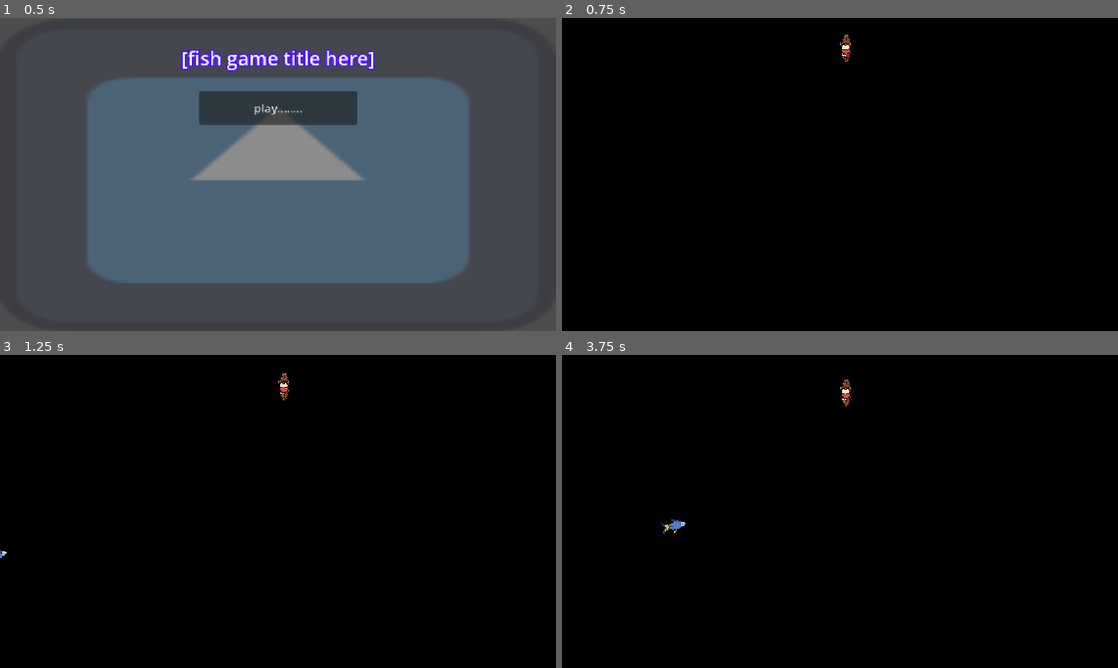
Above: before the commit, frames 1-4 (two rows, left to right).
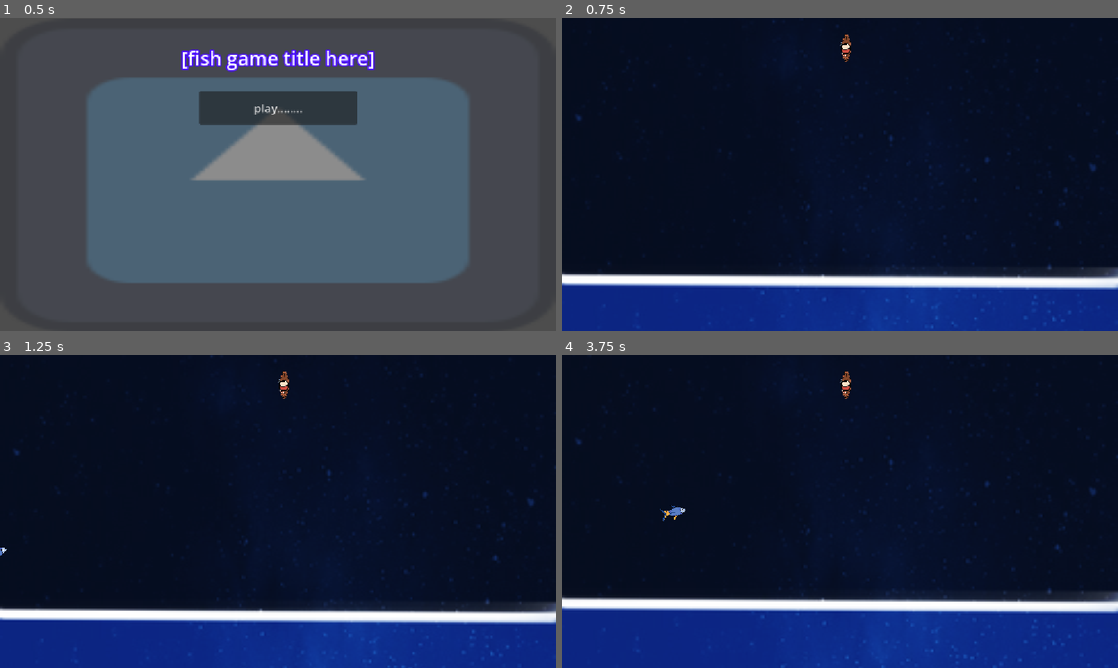
Above: after the commit, the same moments.

Repository: Logabe/fiiiiih
Game: Godot game, scene res://main_menu.tscn
Same seed, same stepped clock (60 frames per second), same inputs: the game is played once before the commit and once after it. The engine's default icon, where the game draws it, is replaced by a stand-in: a white triangle on a blue panel in a dark square.
Inputs (mouse positions are in pixels of both pictures, inside the frame that each line leads up to):
- Up to frame 1 (0.5 s): no input
- Up to frame 2 (0.75 s): click "play........" at 0.5 s
- Up to frame 3 (1.25 s): no input
- Up to frame 4 (3.75 s): tap Enter at 1.25 s; move the mouse to (962, 495) at 1.27 s; press the mouse at (962, 495) at 1.28 s; hold Right 1.28-2.03 s; move the mouse to (728, 527) at 2.02 s; release the mouse at (728, 527) at 2.03 s; hold Down 2.03-2.78 s; tap Alt at 2.1 s; move the mouse to (895, 442) at 2.77 s; hold Right 2.78-3.53 s; tap Shift at 2.85 s; move the mouse to (812, 574) at 3.52 s; hold Up from 3.53 s (still down); click (812, 574) at 3.6 s

Frame 1 is identical in both runs. In frame 2, 100% of the frame differs, in the area x 0-100%, y 0-100%; in frame 3, 100%; in frame 4, 100%.

Commit message:
big fish and scrolling ackgound

Diff:
--- /dev/null
+++ b/background.gd
@@ -0,0 +1,11 @@
+extends TextureRect
+
+
+# Called when the node enters the scene tree for the first time.
+func _ready() -> void:
+	pass # Replace with function body.
+
+
+# Called every frame. 'delta' is the elapsed time since the previous frame.
+func _process(delta: float) -> void:
+	position.y -= (delta*9)
--- /dev/null
+++ b/big fish.gd
@@ -0,0 +1,11 @@
+extends PathFollow2D
+
+
+# Called when the node enters the scene tree for the first time.
+func _ready() -> void:
+	pass # Replace with function body.
+
+
+# Called every frame. 'delta' is the elapsed time since the previous frame.
+func _process(delta: float) -> void:
+	progress += (delta*20)
--- a/boat.gd
+++ b/boat.gd
@@ -12,7 +12,6 @@
 
 # Called every frame. 'delta' is the elapsed time since the previous frame.
 func _process(delta: float) -> void:
-	position.y += (delta*5)
 
 	if Input.is_action_just_pressed("left_click"):
 		initialClickPos = get_viewport().get_mouse_position()
--- /dev/null
+++ b/dolphin.tscn
@@ -0,0 +1,22 @@
+[gd_scene format=3 uid="uid://cp7mv8t5wvaol"]
+
+[ext_resource type="Texture2D" uid="uid://c383mfjh35hy7" path="res://assets/dolphin.webp" id="1_xqu5o"]
+
+[sub_resource type="CapsuleShape2D" id="CapsuleShape2D_t1rg7"]
+radius = 83.0
+height = 628.0
+
+[node name="PathFollow2D" type="PathFollow2D" unique_id=833807290]
+
+[node name="Area2D" type="Area2D" parent="." unique_id=2050170727]
+rotation = 6.2831855
+scale = Vector2(-0.92, -1)
+collision_layer = 2
+
+[node name="CollisionShape2D" type="CollisionShape2D" parent="Area2D" unique_id=947123590]
+rotation = 1.5707964
+shape = SubResource("CapsuleShape2D_t1rg7")
+
+[node name="Sprite2D" type="Sprite2D" parent="Area2D/CollisionShape2D" unique_id=841180140]
+rotation = -1.5707964
+texture = ExtResource("1_xqu5o")
--- a/game.tscn
+++ b/game.tscn
@@ -1,18 +1,13 @@
 [gd_scene format=3 uid="uid://718xxwnfplri"]
 
 [ext_resource type="Script" uid="uid://cblimthhkdgjd" path="res://boat.gd" id="1_80nbo"]
+[ext_resource type="Texture2D" uid="uid://cvhu46i5ttcle" path="res://assets/backgrond.webp" id="1_ryrav"]
 [ext_resource type="Texture2D" uid="uid://c8ekvptlqr8y8" path="res://assets/boat.png" id="2_e2o6t"]
+[ext_resource type="Script" uid="uid://d281flss3vomo" path="res://background.gd" id="2_eow3j"]
 [ext_resource type="Texture2D" uid="uid://hjlhjyg3k0lh" path="res://assets/bobber.webp" id="3_7jktm"]
 [ext_resource type="PackedScene" uid="uid://bylfns1qqpyyd" path="res://constellation/npc fish.tscn" id="3_feb5d"]
 [ext_resource type="Script" uid="uid://cg8ws44cmk4o1" path="res://constellation/npc_fish.gd" id="4_fc0e3"]
-
-[sub_resource type="CapsuleShape2D" id="CapsuleShape2D_fc0e3"]
-height = 60.0
-
-[sub_resource type="CircleShape2D" id="CircleShape2D_qwf25"]
-
-[sub_resource type="CircleShape2D" id="CircleShape2D_t1rg7"]
-radius = 10736.399
+[ext_resource type="PackedScene" uid="uid://cp7mv8t5wvaol" path="res://dolphin.tscn" id="5_j5wjh"]
 
 [sub_resource type="Curve2D" id="Curve2D_t1rg7"]
 _data = {
@@ -20,12 +15,49 @@
 }
 point_count = 3
 
+[sub_resource type="Curve2D" id="Curve2D_vef74"]
+_data = {
+"points": PackedVector2Array(0, 0, 0, 0, -625.99976, 2691.0002, -818.16766, -4.4914637, 818.16766, 4.4914637, 544.0003, 3066, 0, 0, 0, 0, 1563.0002, 2725)
+}
+point_count = 3
+
+[sub_resource type="CapsuleShape2D" id="CapsuleShape2D_fc0e3"]
+height = 60.0
+
+[sub_resource type="CircleShape2D" id="CircleShape2D_qwf25"]
+
 [node name="Node" type="Node" unique_id=1682928601]
 
-[node name="ColorRect" type="ColorRect" parent="." unique_id=1516438273]
-offset_right = 1152.0
-offset_bottom = 648.0
-color = Color(0, 0, 0, 1)
+[node name="background" type="TextureRect" parent="." unique_id=906487219]
+offset_left = 1153.0
+offset_top = 3535.0
+offset_right = 2305.0
+offset_bottom = 7070.0
+rotation = 3.1415927
+texture = ExtResource("1_ryrav")
+script = ExtResource("2_eow3j")
+
+[node name="Area2D2" type="Area2D" parent="background" unique_id=513951473]
+position = Vector2(1153.0004, 3535)
+rotation = 3.1415925
+
+[node name="Path2D" type="Path2D" parent="background/Area2D2" unique_id=1154422864]
+curve = SubResource("Curve2D_t1rg7")
+
+[node name="PathFollow2D" parent="background/Area2D2/Path2D" unique_id=2109637838 instance=ExtResource("3_feb5d")]
+position = Vector2(-74, 439)
+rotation = -0.38919544
+scale = Vector2(0.09374661, 0.13799703)
+script = ExtResource("4_fc0e3")
+
+[node name="Path2D" type="Path2D" parent="background" unique_id=2085426965]
+curve = SubResource("Curve2D_vef74")
+
+[node name="PathFollow2D" parent="background/Path2D" unique_id=833807290 instance=ExtResource("5_j5wjh")]
+position = Vector2(-625.99976, 2691.0002)
+rotation = 0.8112471
+scale = Vector2(0.81568956, 0.81568956)
+script = ExtResource("4_fc0e3")
 
 [node name="Area2D" type="Area2D" parent="." unique_id=1686115420]
 
@@ -53,21 +85,5 @@
 scale = Vector2(0.09966777, 0.09966779)
 texture = ExtResource("3_7jktm")
 
-[node name="Area2D2" type="Area2D" parent="." unique_id=513951473]
-
-[node name="CollisionShape2D2" type="CollisionShape2D" parent="Area2D2" unique_id=1068900465]
-position = Vector2(591, 11292)
-shape = SubResource("CircleShape2D_t1rg7")
-
-[node name="Path2D" type="Path2D" parent="Area2D2/CollisionShape2D2" unique_id=1154422864]
-position = Vector2(-591, -11292)
-curve = SubResource("Curve2D_t1rg7")
-
-[node name="PathFollow2D" parent="Area2D2/CollisionShape2D2/Path2D" unique_id=2109637838 instance=ExtResource("3_feb5d")]
-position = Vector2(-74, 439)
-rotation = -0.38919544
-scale = Vector2(0.09374661, 0.13799703)
-script = ExtResource("4_fc0e3")
-
 [connection signal="area_entered" from="Area2D/CollisionShape2D/cast origin/cast point" to="Area2D/CollisionShape2D" method="_on_cast_point_area_entered"]
 [connection signal="area_exited" from="Area2D/CollisionShape2D/cast origin/cast point" to="Area2D/CollisionShape2D" method="_on_cast_point_area_exited"]
Binary file added: assets/backgrond.webp
Not shown, added: assets/backgrond.webp.import
Binary file added: assets/dolphin.webp
Not shown, added: assets/dolphin.webp.import
Not shown, added: background.gd.uid
Not shown, added: big fish.gd.uid
